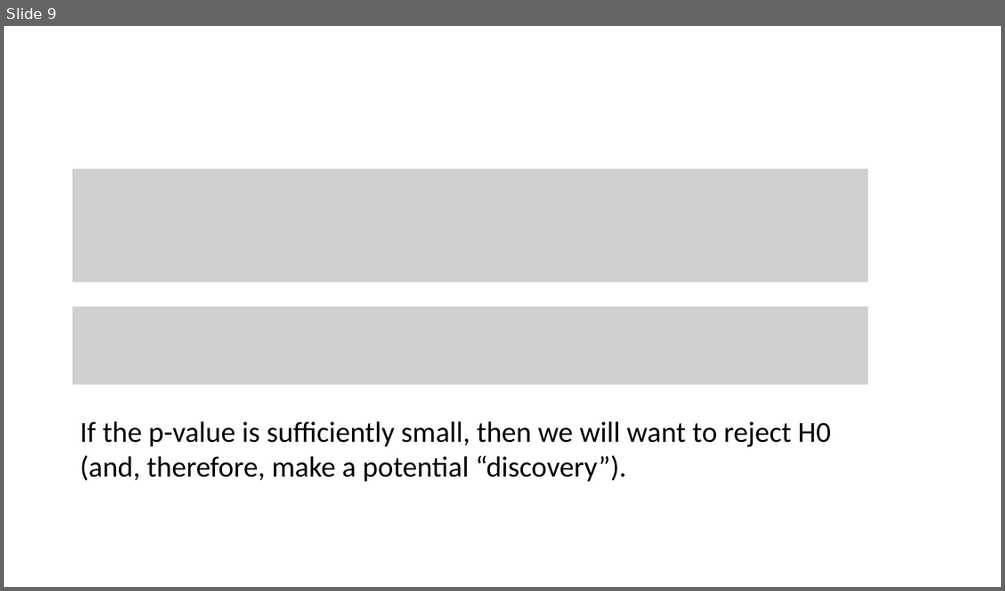
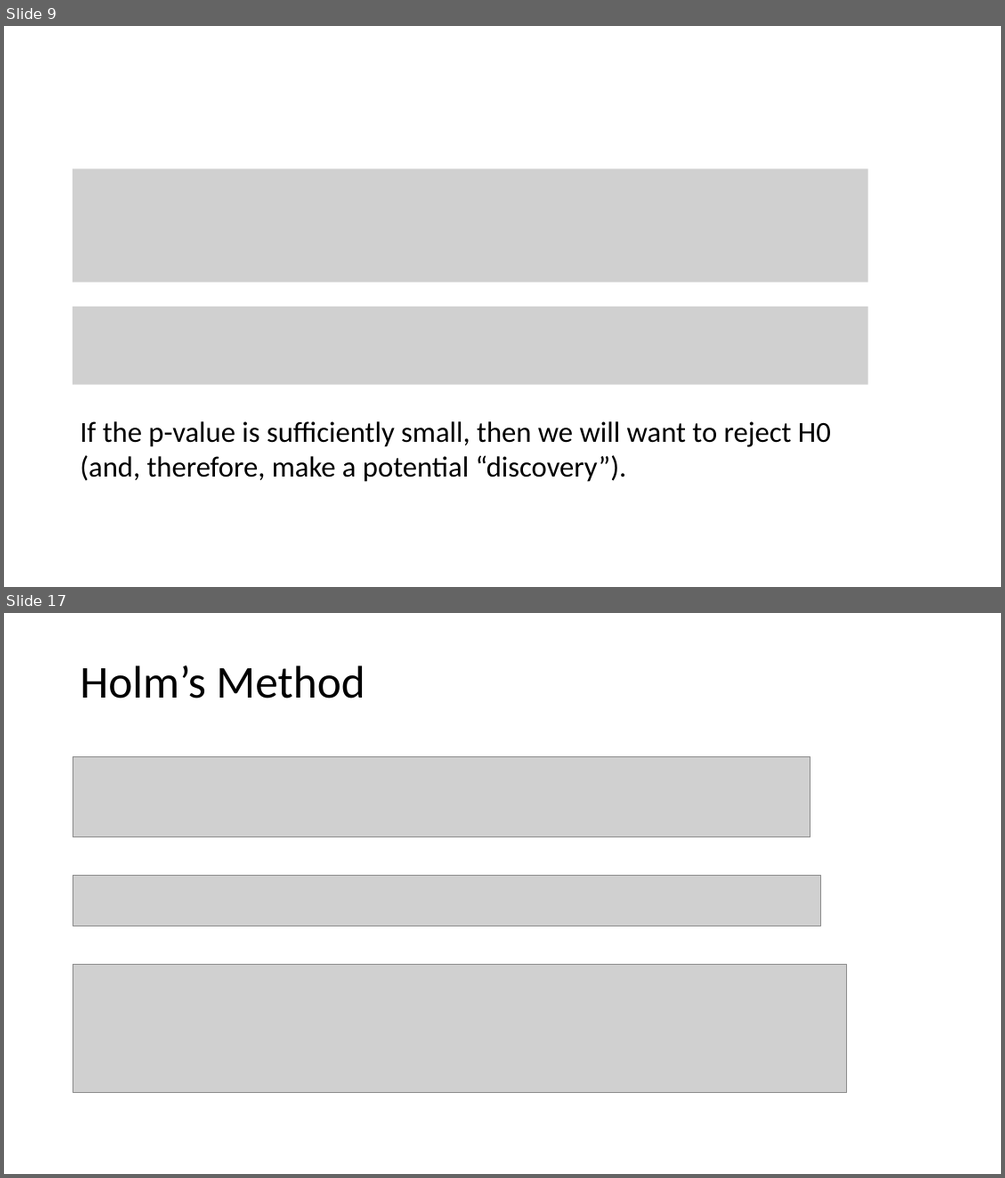
Before and after one commit to tianzheng4/tianzheng4.github.io, a slide deck: _umkc-teaching/slides/Lecture13.pptx. Shown one above the other, each under a label of ours: slide 9 before the commit, slides 9 and 17 after it; the slides between them are not shown. The pictures are 1005x591 and 1005x1178 pixels, drawn with LibreOffice and Linux fonts; fonts in the diff are those of the drawing; grey boxes stand for pictures. Boxes give left, top, right and bottom in pixels: in the first picture for what was removed or moved away, otherwise in the second. Text is boxed around its words. In the diff, an @@ line names an element or a change of style, - is before the commit and + after.

```diff
--- a/_umkc-teaching/slides/Lecture13.pptx
+++ b/_umkc-teaching/slides/Lecture13.pptx
@@ slide 17 added at [4, 613, 1001, 1174], background #FFFFFF @@
@@ title added at [80, 666, 364, 698], 44 pt, text #000000 @@
+Holm’s Method
@@ picture added at [73, 756, 811, 836] @@
@@ picture added at [73, 876, 821, 925] @@
@@ picture added at [73, 964, 847, 1092] @@
```
Also in this commit, not shown: 11 other slides added, 2 slides removed, 3 other files.
